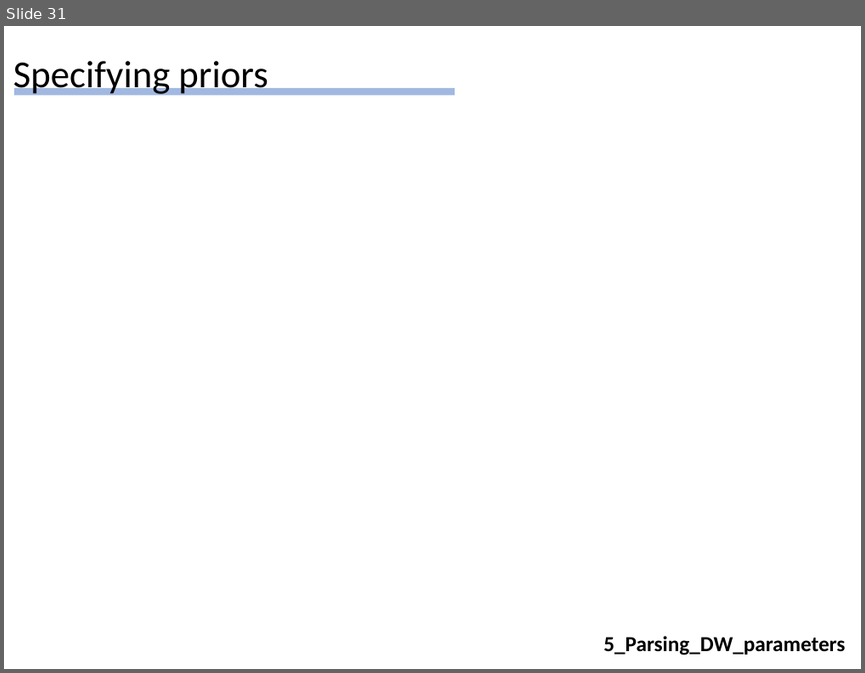
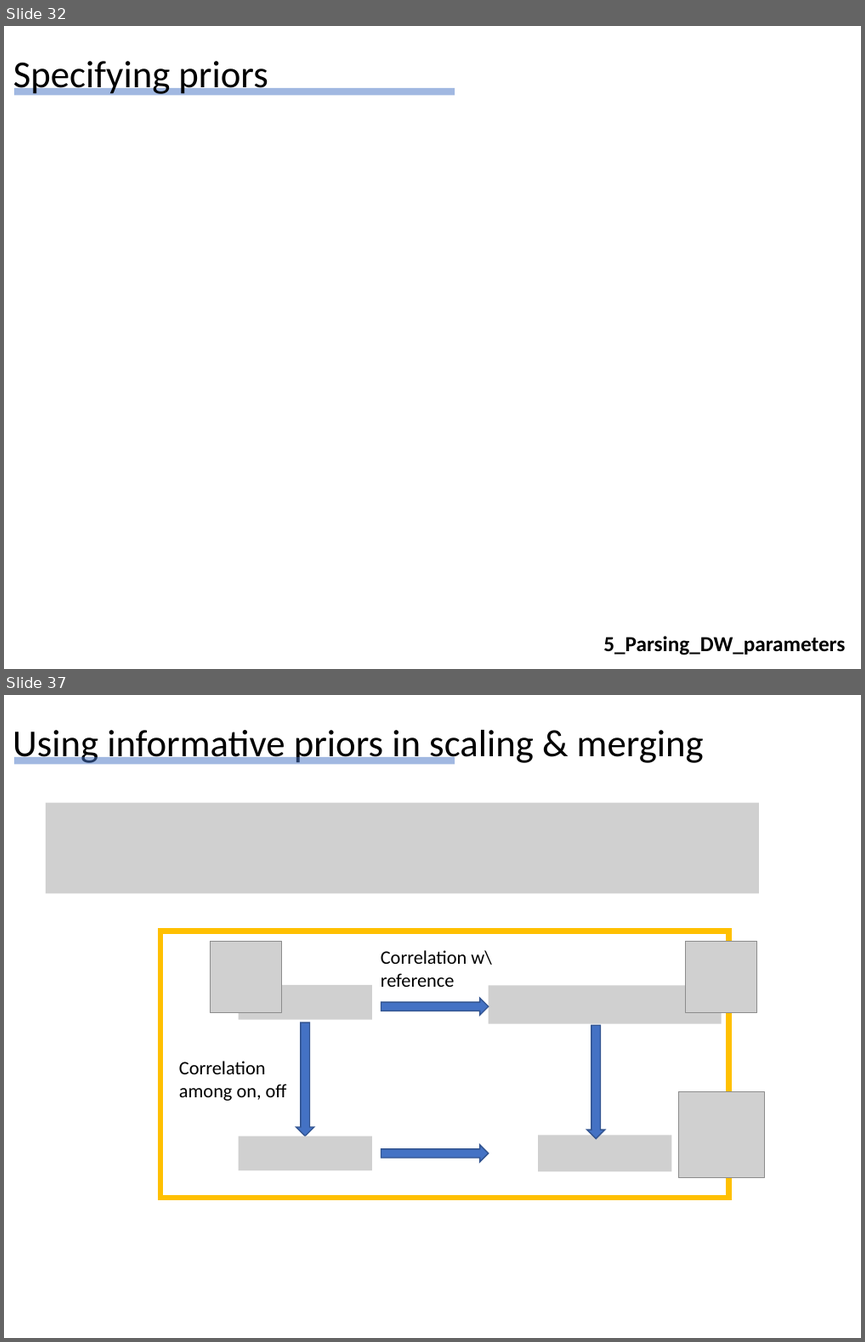
Before and after one commit to Hekstra-Lab/dw, a slide deck: Summary_of_findings_DH_20210218.pptx. Shown one above the other, each under a label of ours: slide 31 before the commit, slides 32 and 37 after it; the slides between them are not shown. The pictures are 865x673 and 865x1342 pixels, drawn with LibreOffice and Linux fonts; fonts in the diff are those of the drawing; grey boxes stand for pictures. Boxes give left, top, right and bottom in pixels: in the first picture for what was removed or moved away, otherwise in the second. Text is boxed around its words. In the diff, an @@ line names an element or a change of style, - is before the commit and + after.

```diff
--- a/Summary_of_findings_DH_20210218.pptx
+++ b/Summary_of_findings_DH_20210218.pptx
@@ slide 37 added at (x1=4, y1=695, x2=861, y2=1338), background #FFFFFF @@
@@ title added at (x1=12, y1=730, x2=704, y2=764), 32 pt, text #000000 @@
+Using informative priors in scaling & merging
@@ line added from (14, 760) to (454, 760), #4472C4 6 pt @@
@@ picture added at (x1=46, y1=803, x2=759, y2=894) @@
@@ rectangle added at (x1=160, y1=930, x2=729, y2=1197), outline #FFC000 4.5 pt @@
@@ picture added at (x1=210, y1=941, x2=282, y2=1013) @@
@@ picture added at (x1=685, y1=941, x2=757, y2=1013) @@
@@ text added at (x1=381, y1=950, x2=492, y2=987), 16 pt, text #000000 @@
+Correlation w\ reference
@@ picture added at (x1=238, y1=985, x2=371, y2=1019) @@
@@ right arrow added at (x1=381, y1=998, x2=488, y2=1015), fill #4472C4, outline #325491 1 pt @@
@@ picture added at (x1=488, y1=986, x2=721, y2=1024) @@
@@ down arrow added at (x1=296, y1=1022, x2=314, y2=1135), fill #4472C4, outline #325491 1 pt @@
@@ down arrow added at (x1=586, y1=1025, x2=605, y2=1138), fill #4472C4, outline #325491 1 pt @@
@@ text added at (x1=179, y1=1061, x2=287, y2=1100), 16 pt, text #000000 @@
+Correlation among on, off
@@ picture added at (x1=678, y1=1092, x2=764, y2=1178) @@
@@ picture added at (x1=238, y1=1135, x2=371, y2=1169) @@
@@ right arrow added at (x1=381, y1=1145, x2=488, y2=1162), fill #4472C4, outline #325491 1 pt @@
@@ picture added at (x1=538, y1=1134, x2=671, y2=1171) @@
@@ what was slide 31 is now slide 32 @@
```
Also in this commit, not shown: 6 slides changed, 6 other slides added, 1 other file.
